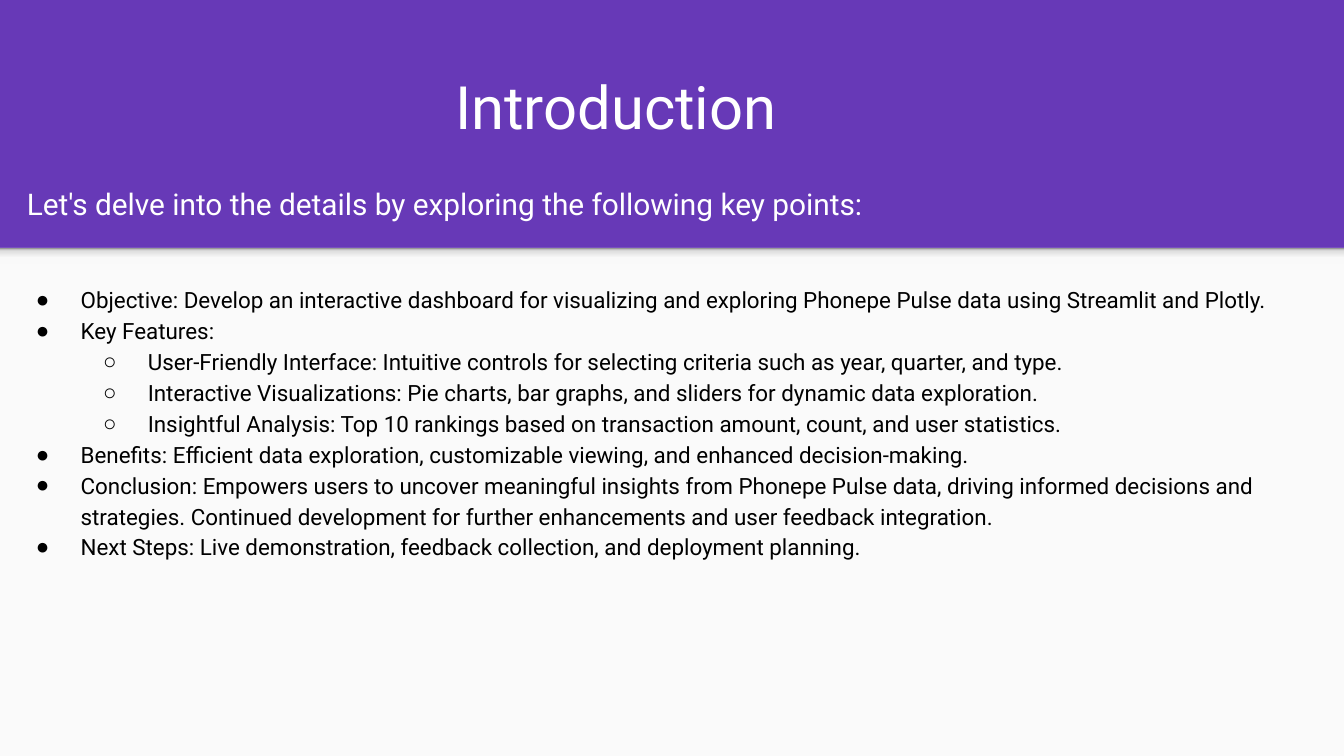
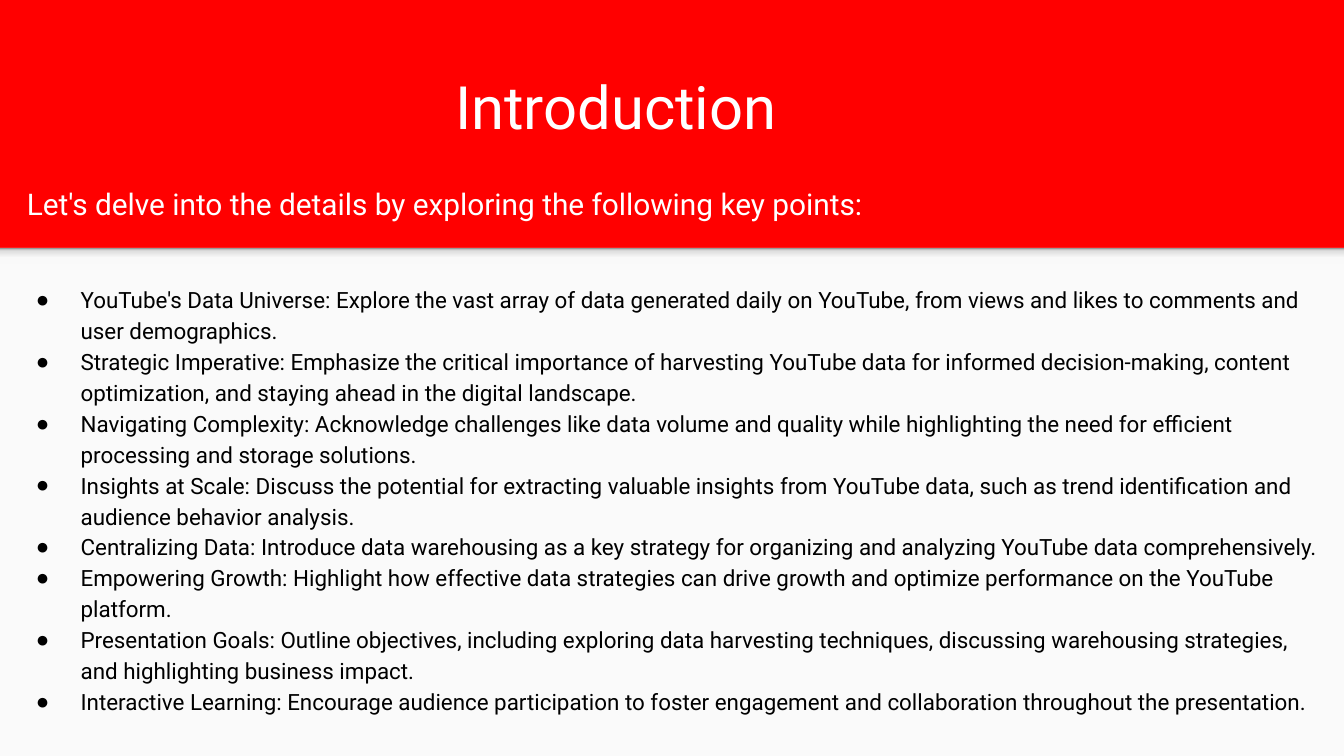
Before and after one commit to surabhi0901/phonepe_pulse_data_visualization_and_exploration, a slide deck: slide 3 of project-overview.pptx. Drawn at 1344x756 pixels with LibreOffice and Linux fonts; fonts in the diff are those of the drawing. Boxes give left, top, right and bottom in pixels: in the first picture for what was removed or moved away, otherwise in the second. Text is boxed around its words. In the diff, an @@ line names an element or a change of style, - is before the commit and + after.

```diff
--- a/project-overview.pptx
+++ b/project-overview.pptx
@@ background #6739B7 to #FF0000 @@
@@ text at bbox=[81, 291, 1317, 715]: text changed @@
-● Objective: Develop an interactive dashboard for visualizing and exploring Phonepe Pulse data using Streamlit and Plotly.
-● Key Features:
-  ○ User-Friendly Interface: Intuitive controls for selecting criteria such as year, quarter, and type.
-  ○ Interactive Visualizations: Pie charts, bar graphs, and sliders for dynamic data exploration.
-  ○ Insightful Analysis: Top 10 rankings based on transaction amount, count, and user statistics.
-● Benefits: Efficient data exploration, customizable viewing, and enhanced decision-making.
-● Conclusion: Empowers users to uncover meaningful insights from Phonepe Pulse data, driving informed decisions and strategies. Continued development for further enhancements and user feedback integration.
-● Next Steps: Live demonstration, feedback collection, and deployment planning.
+● YouTube's Data Universe: Explore the vast array of data generated daily on YouTube, from views and likes to comments and user demographics.
+● Strategic Imperative: Emphasize the critical importance of harvesting YouTube data for informed decision-making, content optimization, and staying ahead in the digital landscape.
+● Navigating Complexity: Acknowledge challenges like data volume and quality while highlighting the need for efficient processing and storage solutions.
+● Insights at Scale: Discuss the potential for extracting valuable insights from YouTube data, such as trend identification and audience behavior analysis.
+● Centralizing Data: Introduce data warehousing as a key strategy for organizing and analyzing YouTube data comprehensively.
+● Empowering Growth: Highlight how effective data strategies can drive growth and optimize performance on the YouTube platform.
+● Presentation Goals: Outline objectives, including exploring data harvesting techniques, discussing warehousing strategies, and highlighting business impact.
+● Interactive Learning: Encourage audience participation to foster engagement and collaboration throughout the presentation.
```
Also in this commit, not shown: 8 other slides changed, 3 slides added, 2 slides removed.
